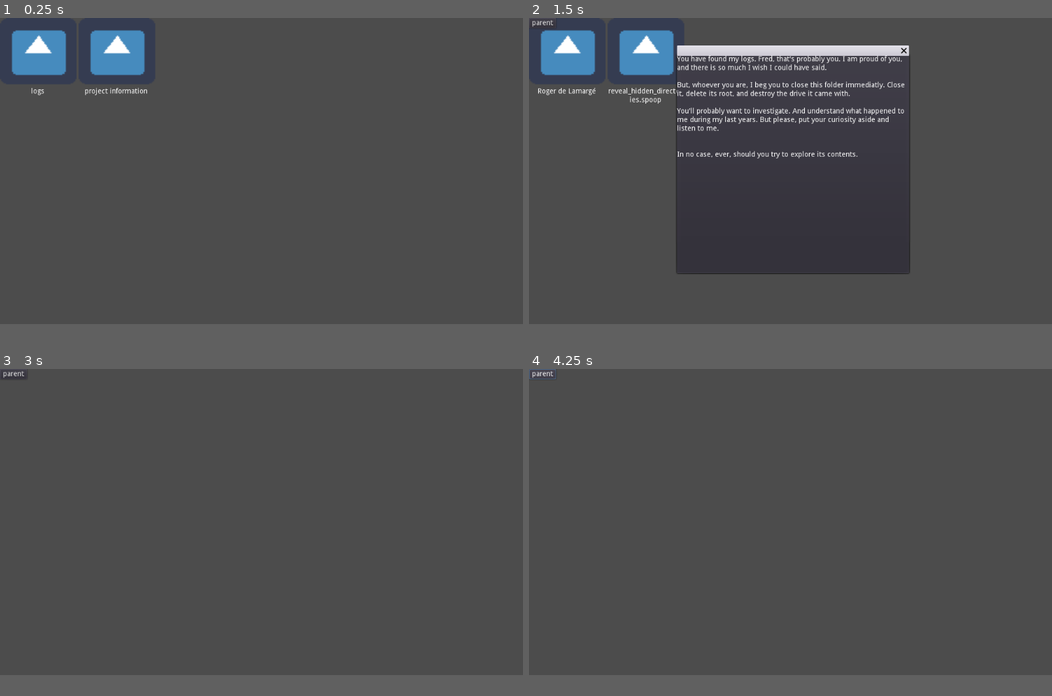
Above: before the commit, frames 1-4 (two rows, left to right).
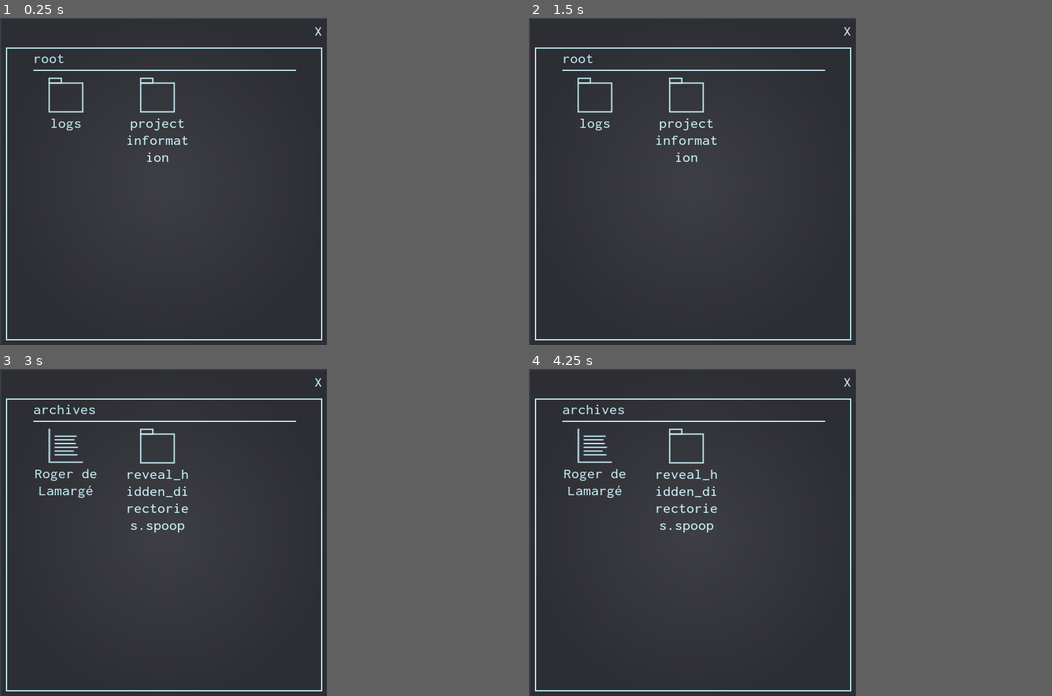
Above: after the commit, the same moments.

Repository: CawawaC/spoopy-directory
Game: Godot game, scene res://scenes/main.tscn
The game is run twice, just before and just after one commit, with the same random seed, the same clock (stepped at 60 frames per second) and the same inputs. The engine's default icon, where the game draws it, is replaced by a stand-in: a white triangle on a blue panel in a dark square.
Inputs (mouse positions are in pixels of both pictures, inside the frame that each line leads up to):
- Up to frame 1 (0.25 s): no input
- Up to frame 2 (1.5 s): click (565, 63) at 0.5 s, where only the run before the commit has a clickable "logs"; click (565, 63) at 1.25 s, where only the run before the commit has a clickable "Roger de Lamargé"
- Up to frame 3 (3 s): click (36, 401) at 2.02 s; click (104, 447) at 2.77 s
- Up to frame 4 (4.25 s): click (544, 375) at 3.5 s, where only the run before the commit has a clickable "parent"
In our replay, the window is 800x468 before the commit and 500x500 after it. These sizes can differ from the game's own. Grey fills any space a smaller window leaves; there, only what the larger window draws over its background counts as a difference.

The runs differ from the first frame. In frame 1, 39% of the frame differs, in the area x 0-63%, y 0-99%; in frame 2, 32%; in frame 3, 39%; in frame 4, 39%.

Commit message:
graphical integration, themeing and parent directory button

Diff:
--- a/Config.gd
+++ b/Config.gd
@@ -1,3 +1,4 @@
 extends Node
 
 var player_name = "Fred"
+var debug = false
--- /dev/null
+++ b/explorer/directories.gd
@@ -0,0 +1,62 @@
+extends Control
+
+export (PackedScene) var directory_template
+export (PackedScene) var text_file_template
+
+onready var importer = $"../../../../importer"
+onready var converter = $"../../../../converter"
+
+signal dir_opened
+
+func init():
+	importer.import()
+
+	add_passage_directories()
+
+func add_passage_directories(passage = importer.current_passage):
+	var links = importer.get_links()
+	for l in links:
+		var file = add_file(l.pid)
+		file.file_name = l.name
+
+func add_file(pid):
+	var type = importer.get_passage_type_width_pid(pid)
+	var file
+
+	match type:
+		importer.FileType.DIRECTORY:
+			file = directory_template.instance()
+			file.pid = pid
+			add_child(file)
+
+		importer.FileType.TEXT:
+			file = text_file_template.instance()
+			file.pid = pid
+			add_child(file)
+			var text = importer.get_passage_with_pid(pid).text
+			file.calls = converter.get_signal_blocks(text)
+			text = converter.remove_signal_blocks(text)
+			file.text = converter.replace_strings(text)
+
+	return file
+
+func display_text_file(passage = importer.current_passage):
+	pass
+
+func on_dir_opened(pid):
+	emit_signal("dir_opened", importer.get_passage_with_pid(pid))
+
+	go_to_dir(pid)
+
+func go_to_dir(pid):
+	importer.set_current_passage_with_pid(pid)
+
+	if importer.current_passage_type == importer.FileType.DIRECTORY:
+		clear()
+		add_passage_directories()
+	elif importer.current_passage_type == importer.FileType.TEXT:
+		display_text_file(importer.current_passage)
+
+func clear():
+	for c in get_children():
+		c.queue_free()
--- a/explorer/explorer.gd
+++ b/explorer/explorer.gd
@@ -1,55 +1,27 @@
 extends Control
 
-export (PackedScene) var directory_template
-export (PackedScene) var text_file_template
+onready var importer = $"../../importer"
+onready var current_folder = $folder
+onready var grid = $scroll/grid
 
-onready var importer = $"../importer"
-onready var converter = $"../converter"
+var directory_history = []
 
-func init():
-	importer.import()
+func _ready():
+	if not Config.debug:
+		$parent.hide()
 
-	add_passage_directories()
+func go_to_parent_directory():
+	var parent_dir = directory_history.back()
+	if parent_dir == null:
+		return
 
-func add_passage_directories(passage = importer.current_passage):
-	var links = importer.get_links()
-	for l in links:
-		var file = add_file(l.pid)
-		file.file_name = l.name
+	grid.go_to_dir(parent_dir.pid)
+	current_folder.text = parent_dir.name
+	directory_history.pop_back()
 
-func add_file(pid):
-	var type = importer.get_passage_type_width_pid(pid)
-	var file
+func on_parent_pressed():
+	go_to_parent_directory()
 
-	match type:
-		importer.FileType.DIRECTORY:
-			file = directory_template.instance()
-			file.pid = pid
-			add_child(file)
-
-		importer.FileType.TEXT:
-			file = text_file_template.instance()
-			file.pid = pid
-			add_child(file)
-			var text = importer.get_passage_with_pid(pid).text
-			file.calls = converter.get_signal_blocks(text)
-			text = converter.remove_signal_blocks(text)
-			file.text = converter.replace_strings(text)
-
-	return file
-
-func display_text_file(passage = importer.current_passage):
-	pass
-
-func on_dir_opened(pid):
-	importer.set_current_passage_with_pid(pid)
-
-	if importer.current_passage_type == importer.FileType.DIRECTORY:
-		clear()
-		add_passage_directories()
-	elif importer.current_passage_type == importer.FileType.TEXT:
-		display_text_file(importer.current_passage)
-
-func clear():
-	for c in get_children():
-		c.queue_free()
+func on_grid_dir_opened(passage):
+	directory_history.append(importer.current_passage)
+	current_folder.text = passage.name
--- a/explorer/templates/actions.gd
+++ b/explorer/templates/actions.gd
@@ -1,4 +1,4 @@
 extends Node
 
 func display_parent_button():
-	$"../../../parent".show()
+	$"../../../../parent".show()
--- a/explorer/templates/dir.gd
+++ b/explorer/templates/dir.gd
@@ -1,6 +1,6 @@
 extends Control
 
-onready var label = $label
+onready var label = $vbox/label
 onready var actions = $actions
 
 var pid
@@ -12,6 +12,7 @@
 	connect("opened", get_parent(), "on_dir_opened")
 
 func open():
+	print("open")
 	emit_signal("opened", pid)
 
 func set_dir_name(value):
--- a/explorer/templates/dir.tscn
+++ b/explorer/templates/dir.tscn
@@ -1,45 +1,57 @@
-[gd_scene load_steps=4 format=2]
+[gd_scene load_steps=5 format=2]
 
-[ext_resource path="res://icon.png" type="Texture" id=1]
+[ext_resource path="res://assets/graph/icon_folder_white.png" type="Texture" id=1]
 [ext_resource path="res://explorer/templates/dir.gd" type="Script" id=2]
 [ext_resource path="res://explorer/templates/actions.gd" type="Script" id=3]
+[ext_resource path="res://explorer/themeing/explorer.theme.tres" type="Theme" id=4]
 
-[node name="dir" type="TextureButton"]
-margin_right = 150.0
-margin_bottom = 180.0
-rect_min_size = Vector2( 150, 180 )
+[node name="dir" type="Control"]
+margin_right = 88.0
+margin_bottom = 114.0
+rect_min_size = Vector2( 70, 90 )
 mouse_default_cursor_shape = 2
+theme = ExtResource( 4 )
 script = ExtResource( 2 )
-__meta__ = {
-"_edit_use_anchors_": false
-}
-
-[node name="icon" type="TextureButton" parent="."]
-anchor_right = 1.0
-anchor_bottom = 1.0
-margin_bottom = -50.0
-texture_normal = ExtResource( 1 )
-expand = true
-__meta__ = {
-"_edit_use_anchors_": false
-}
-
-[node name="label" type="Label" parent="."]
-margin_top = 137.0
-margin_right = 148.0
-margin_bottom = 178.0
-text = "dir name"
-align = 1
-autowrap = true
-
-[node name="click area" type="TextureButton" parent="."]
-anchor_right = 1.0
-anchor_bottom = 1.0
-size_flags_horizontal = 7
 __meta__ = {
 "_edit_use_anchors_": false
 }
 
 [node name="actions" type="Node" parent="."]
 script = ExtResource( 3 )
+
+[node name="vbox" type="VBoxContainer" parent="."]
+anchor_right = 1.0
+anchor_bottom = 1.0
+margin_top = 10.0
+margin_right = 30.0
+__meta__ = {
+"_edit_use_anchors_": false
+}
+
+[node name="icon" type="TextureRect" parent="vbox"]
+modulate = Color( 0.772549, 0.94902, 0.976471, 1 )
+margin_right = 118.0
+margin_bottom = 54.0
+texture = ExtResource( 1 )
+stretch_mode = 4
+
+[node name="label" type="Label" parent="vbox"]
+margin_top = 58.0
+margin_right = 118.0
+margin_bottom = 81.0
+text = "dir name"
+align = 1
+autowrap = true
+__meta__ = {
+"_edit_use_anchors_": false
+}
+
+[node name="click area" type="TextureButton" parent="."]
+anchor_right = 1.0
+anchor_bottom = 1.0
+margin_right = 28.0
+size_flags_horizontal = 7
+__meta__ = {
+"_edit_use_anchors_": false
+}
 [connection signal="pressed" from="click area" to="." method="open"]
--- /dev/null
+++ b/explorer/templates/text popup.gd
@@ -0,0 +1,14 @@
+extends Popup
+
+onready var content = $scroll/content
+
+var text setget set_text
+
+func close():
+	hide()
+
+func on_close_pressed():
+	close()
+
+func set_text(value):
+	content.text = value
--- /dev/null
+++ b/explorer/templates/text popup.tscn
@@ -0,0 +1,111 @@
+[gd_scene load_steps=7 format=2]
+
+[ext_resource path="res://references/spoopy_dir_02.png" type="Texture" id=1]
+[ext_resource path="res://explorer/themeing/explorer.theme.tres" type="Theme" id=2]
+[ext_resource path="res://explorer/themeing/text content.font.tres" type="DynamicFont" id=3]
+[ext_resource path="res://explorer/templates/text popup.gd" type="Script" id=4]
+[ext_resource path="res://assets/graph/foreground.png" type="Texture" id=5]
+
+[sub_resource type="StyleBoxEmpty" id=1]
+content_margin_left = 15.0
+content_margin_right = 15.0
+content_margin_top = 15.0
+content_margin_bottom = 15.0
+
+[node name="popup" type="Popup"]
+visible = true
+margin_left = 41.6964
+margin_top = 76.4043
+margin_right = 448.696
+margin_bottom = 455.404
+theme = ExtResource( 2 )
+script = ExtResource( 4 )
+
+[node name="background" type="ColorRect" parent="."]
+anchor_right = 1.0
+anchor_bottom = 1.0
+color = Color( 0.180392, 0.184314, 0.207843, 1 )
+
+[node name="outline" type="Panel" parent="."]
+anchor_right = 1.0
+anchor_bottom = 1.0
+__meta__ = {
+"_edit_use_anchors_": false
+}
+
+[node name="title" type="Control" parent="."]
+margin_left = 15.0
+margin_right = 407.0
+margin_bottom = 40.0
+size_flags_horizontal = 3
+__meta__ = {
+"_edit_use_anchors_": false
+}
+
+[node name="filename" type="Label" parent="title"]
+margin_left = 11.0
+margin_top = 2.0
+margin_right = 357.0
+margin_bottom = 39.0
+size_flags_horizontal = 3
+text = "File name"
+valign = 1
+__meta__ = {
+"_edit_use_anchors_": false
+}
+
+[node name="close" type="Button" parent="title"]
+margin_left = 357.0
+margin_top = 2.0
+margin_right = 390.0
+margin_bottom = 40.0
+text = "X"
+__meta__ = {
+"_edit_use_anchors_": false
+}
+
+[node name="delimiter" type="ColorRect" parent="."]
+anchor_right = 1.0
+margin_left = 16.0
+margin_top = 40.0
+margin_right = -35.0
+margin_bottom = 42.0
+color = Color( 0.772549, 0.94902, 0.976471, 1 )
+__meta__ = {
+"_edit_use_anchors_": false
+}
+
+[node name="scroll" type="ScrollContainer" parent="."]
+anchor_right = 1.0
+anchor_bottom = 1.0
+margin_top = 43.0
+__meta__ = {
+"_edit_use_anchors_": false
+}
+
+[node name="content" type="Label" parent="scroll"]
+margin_right = 407.0
+margin_bottom = 336.0
+size_flags_horizontal = 3
+size_flags_vertical = 7
+custom_styles/normal = SubResource( 1 )
+custom_fonts/font = ExtResource( 3 )
+text = "romgneromeogougushg smoerrighesogsougsuytobg romgneromeogougushg smoerrighesogsougsuytobgromgneromeogougushg smoerrighesogsougsuytobgromgneromeogougushg smoerrighesogsougsuytobgromgneromeogougushg smoerrighesogsougsuytobgromgneromeogougushg smoerrighesogsougsuytobgromgneromeogougushg smoerrighesogsougsuytobgromgneromeogougushg smoerrighesogsougsuytobg"
+autowrap = true
+__meta__ = {
+"_edit_use_anchors_": false
+}
+
+[node name="spoopy_dir_02" type="Sprite" parent="."]
+visible = false
+modulate = Color( 1, 1, 1, 0.54902 )
+position = Vector2( 207.438, 173.735 )
+texture = ExtResource( 1 )
+
+[node name="foreground" type="TextureRect" parent="."]
+anchor_right = 1.0
+anchor_bottom = 1.0
+mouse_filter = 2
+texture = ExtResource( 5 )
+expand = true
+[connection signal="pressed" from="title/close" to="." method="on_close_pressed"]
--- a/explorer/templates/text.gd
+++ b/explorer/templates/text.gd
@@ -1,8 +1,7 @@
-extends TextureButton
+extends Control
 
 onready var popup = $popup
-onready var content = $popup/content
-onready var label = $label
+onready var label = $vbox/label
 onready var actions = $actions
 
 var file_name setget set_file_name
@@ -16,7 +15,7 @@
 		actions.call(c)
 
 func set_text(value):
-	content.text = value
+	popup.text = value
 
 func set_file_name(value):
 	file_name = value
--- a/explorer/templates/text.tscn
+++ b/explorer/templates/text.tscn
@@ -1,23 +1,32 @@
-[gd_scene load_steps=3 format=2]
+[gd_scene load_steps=6 format=2]
 
 [ext_resource path="res://explorer/templates/dir.tscn" type="PackedScene" id=1]
 [ext_resource path="res://explorer/templates/text.gd" type="Script" id=2]
+[ext_resource path="res://references/spoopy_dir_02.png" type="Texture" id=3]
+[ext_resource path="res://explorer/templates/text popup.tscn" type="PackedScene" id=4]
+[ext_resource path="res://assets/graph/icon_text_white.png" type="Texture" id=5]
 
 [node name="text" instance=ExtResource( 1 )]
 script = ExtResource( 2 )
 
-[node name="popup" type="WindowDialog" parent="." index="3"]
-margin_left = 290.629
-margin_top = 74.7013
-margin_right = 744.629
-margin_bottom = 500.701
+[node name="icon" parent="vbox" index="0"]
+margin_bottom = 53.0
+texture = ExtResource( 5 )
+
+[node name="label" parent="vbox" index="1"]
+margin_top = 57.0
+margin_bottom = 80.0
+
+[node name="popup" parent="." index="3" instance=ExtResource( 4 )]
+
+[node name="TextureRect" type="TextureRect" parent="." index="4"]
+visible = false
+modulate = Color( 1, 1, 1, 0.682353 )
+margin_left = -710.155
+margin_top = -288.869
+margin_right = 1209.84
+margin_bottom = 791.131
+texture = ExtResource( 3 )
 __meta__ = {
 "_edit_use_anchors_": false
 }
-
-[node name="content" type="Label" parent="popup" index="1"]
-anchor_right = 1.0
-anchor_bottom = 1.0
-text = "romgneromeogougushg smoerrighesogsougsuytobg"
-autowrap = true
-[connection signal="pressed" from="." to="." method="open"]
--- /dev/null
+++ b/explorer/themeing/explorer.theme.tres
@@ -0,0 +1,78 @@
+[gd_resource type="Theme" load_steps=9 format=2]
+
+[ext_resource path="res://explorer/themeing/panel.stylebox.tres" type="StyleBox" id=1]
+[ext_resource path="res://explorer/themeing/title.font.tres" type="DynamicFont" id=2]
+
+[sub_resource type="StyleBoxFlat" id=2]
+bg_color = Color( 0.278431, 0.282353, 0.317647, 1 )
+
+[sub_resource type="StyleBoxEmpty" id=1]
+
+[sub_resource type="StyleBoxFlat" id=3]
+bg_color = Color( 0.3034, 0.36112, 0.37, 1 )
+
+[sub_resource type="StyleBoxFlat" id=6]
+bg_color = Color( 0.839216, 0.121569, 0.121569, 1 )
+
+[sub_resource type="StyleBoxFlat" id=4]
+bg_color = Color( 0.772549, 0.94902, 0.976471, 1 )
+
+[sub_resource type="StyleBoxFlat" id=5]
+bg_color = Color( 0.6, 0.6, 0.6, 0 )
+border_width_left = 5
+border_width_top = 5
+border_width_right = 5
+border_width_bottom = 5
+border_color = Color( 0.8, 0.8, 0.8, 0 )
+
+[resource]
+default_font = ExtResource( 2 )
+Button/colors/font_color = Color( 0.772549, 0.94902, 0.976471, 1 )
+Button/colors/font_color_disabled = Color( 0.9, 0.9, 0.9, 0.2 )
+Button/colors/font_color_hover = Color( 0.772549, 0.94902, 0.976471, 1 )
+Button/colors/font_color_pressed = Color( 0.772549, 0.94902, 0.976471, 1 )
+Button/constants/hseparation = 2
+Button/fonts/font = null
+Button/styles/disabled = null
+Button/styles/focus = null
+Button/styles/hover = SubResource( 2 )
+Button/styles/normal = SubResource( 1 )
+Button/styles/pressed = SubResource( 3 )
+GridContainer/constants/hseparation = 4
+GridContainer/constants/vseparation = 4
+Label/colors/font_color = Color( 0.772549, 0.94902, 0.976471, 1 )
+Label/colors/font_color_shadow = Color( 0, 0, 0, 0 )
+Label/colors/font_outline_modulate = Color( 1, 1, 1, 1 )
+Label/constants/line_spacing = 3
+Label/constants/shadow_as_outline = 0
+Label/constants/shadow_offset_x = 1
+Label/constants/shadow_offset_y = 1
+Label/fonts/font = null
+Label/styles/normal = null
+MarginContainer/constants/margin_bottom = 9
+MarginContainer/constants/margin_left = 9
+MarginContainer/constants/margin_right = 9
+MarginContainer/constants/margin_top = 9
+Panel/styles/panel = ExtResource( 1 )
+PanelContainer/styles/panel = null
+PopupDialog/styles/panel = SubResource( 6 )
+PopupPanel/styles/panel = ExtResource( 1 )
+ScrollContainer/styles/bg = null
+VScrollBar/icons/decrement = null
+VScrollBar/icons/decrement_highlight = null
+VScrollBar/icons/increment = null
+VScrollBar/icons/increment_highlight = null
+VScrollBar/styles/grabber = SubResource( 4 )
+VScrollBar/styles/grabber_highlight = SubResource( 4 )
+VScrollBar/styles/grabber_pressed = SubResource( 4 )
+VScrollBar/styles/scroll = SubResource( 5 )
+VScrollBar/styles/scroll_focus = null
+WindowDialog/colors/title_color = Color( 0, 0, 0, 1 )
+WindowDialog/constants/close_h_ofs = 18
+WindowDialog/constants/close_v_ofs = 18
+WindowDialog/constants/scaleborder_size = 4
+WindowDialog/constants/title_height = 20
+WindowDialog/fonts/title_font = null
+WindowDialog/icons/close = null
+WindowDialog/icons/close_highlight = null
+WindowDialog/styles/panel = null
--- /dev/null
+++ b/explorer/themeing/panel.stylebox.tres
@@ -0,0 +1,14 @@
+[gd_resource type="StyleBoxFlat" format=2]
+
+[resource]
+content_margin_left = 5.0
+content_margin_right = 5.0
+content_margin_top = 5.0
+content_margin_bottom = 5.0
+bg_color = Color( 0.6, 0.6, 0.6, 0 )
+border_width_left = 2
+border_width_top = 2
+border_width_right = 2
+border_width_bottom = 2
+border_color = Color( 0.772549, 0.94902, 0.976471, 1 )
+corner_detail = 10
--- /dev/null
+++ b/explorer/themeing/text content.font.tres
@@ -0,0 +1,9 @@
+[gd_resource type="DynamicFont" load_steps=2 format=2]
+
+[ext_resource path="res://assets/graph/fonts/INCONSOLATASEMIEXPANDED-MEDIUM.TTF" type="DynamicFontData" id=1]
+
+[resource]
+size = 12
+outline_color = Color( 0.772549, 0.94902, 0.976471, 1 )
+use_filter = true
+font_data = ExtResource( 1 )
--- /dev/null
+++ b/explorer/themeing/title.font.tres
@@ -0,0 +1,9 @@
+[gd_resource type="DynamicFont" load_steps=2 format=2]
+
+[ext_resource path="res://assets/graph/fonts/INCONSOLATASEMIEXPANDED-MEDIUM.TTF" type="DynamicFontData" id=1]
+
+[resource]
+size = 21
+outline_color = Color( 0.772549, 0.94902, 0.976471, 1 )
+use_filter = true
+font_data = ExtResource( 1 )
--- /dev/null
+++ b/main.gd
@@ -0,0 +1,8 @@
+extends Panel
+
+func quit():
+	print("quit")
+	get_tree().quit()
+
+func on_close_pressed():
+	quit()
--- a/project.godot
+++ b/project.godot
@@ -23,6 +23,13 @@
 
 Config="*res://Config.gd"
 
+[display]
+
+window/size/width=500
+window/size/height=500
+window/size/resizable=false
+window/size/borderless=true
+
 [rendering]
 
 environment/default_environment="res://default_env.tres"
--- a/scenes/main.tscn
+++ b/scenes/main.tscn
@@ -1,17 +1,40 @@
-[gd_scene load_steps=6 format=2]
+[gd_scene load_steps=12 format=2]
 
 [ext_resource path="res://narrative/scripts/twine importer.gd" type="Script" id=1]
 [ext_resource path="res://explorer/explorer.gd" type="Script" id=2]
 [ext_resource path="res://explorer/templates/dir.tscn" type="PackedScene" id=3]
 [ext_resource path="res://explorer/templates/text.tscn" type="PackedScene" id=4]
 [ext_resource path="res://narrative/scripts/converter.gd" type="Script" id=5]
+[ext_resource path="res://references/spoopy_dir_marges.png" type="Texture" id=6]
+[ext_resource path="res://explorer/themeing/explorer.theme.tres" type="Theme" id=7]
+[ext_resource path="res://explorer/directories.gd" type="Script" id=8]
+[ext_resource path="res://main.gd" type="Script" id=9]
+[ext_resource path="res://assets/graph/foreground.png" type="Texture" id=10]
 
-[node name="Control" type="Control"]
+[sub_resource type="StyleBoxFlat" id=1]
+bg_color = Color( 0.180392, 0.184314, 0.207843, 1 )
+
+[node name="Control" type="Panel"]
 anchor_right = 1.0
 anchor_bottom = 1.0
+theme = ExtResource( 7 )
+custom_styles/panel = SubResource( 1 )
+script = ExtResource( 9 )
+
+[node name="close" type="Button" parent="."]
+margin_left = 473.0
+margin_right = 502.0
+margin_bottom = 39.0
+text = "X"
 __meta__ = {
 "_edit_use_anchors_": false
 }
+
+[node name="spoopy_dir_marges" type="Sprite" parent="."]
+visible = false
+modulate = Color( 1, 1, 1, 0.317647 )
+texture = ExtResource( 6 )
+centered = false
 
 [node name="importer" type="Node" parent="."]
 script = ExtResource( 1 )
@@ -29,29 +52,90 @@
 "_edit_use_anchors_": false
 }
 
-[node name="explorer" type="GridContainer" parent="."]
-anchor_left = 0.5
-anchor_top = 0.5
-anchor_right = 0.5
-anchor_bottom = 0.5
-margin_left = -512.0
-margin_top = -300.0
-margin_right = 512.0
-margin_bottom = 300.0
+[node name="margin" type="MarginContainer" parent="."]
+margin_top = 36.0
+margin_right = 502.0
+margin_bottom = 502.0
+__meta__ = {
+"_edit_use_anchors_": false
+}
+
+[node name="explorer" type="Panel" parent="margin"]
+margin_left = 9.0
+margin_top = 9.0
+margin_right = 493.0
+margin_bottom = 457.0
+script = ExtResource( 2 )
+__meta__ = {
+"_edit_use_anchors_": false
+}
+
+[node name="parent" type="Button" parent="margin/explorer"]
+visible = false
+margin_left = 2.0
+margin_top = 2.0
+margin_right = 42.0
+margin_bottom = 36.0
+text = "↑"
+__meta__ = {
+"_edit_use_anchors_": false
+}
+
+[node name="folder" type="Label" parent="margin/explorer"]
+margin_left = 42.0
+margin_right = 445.0
+margin_bottom = 34.0
+text = "root"
+valign = 1
+clip_text = true
+__meta__ = {
+"_edit_use_anchors_": false
+}
+
+[node name="delimiter" type="ColorRect" parent="margin/explorer"]
+margin_left = 42.0
+margin_top = 34.0
+margin_right = 444.0
+margin_bottom = 36.0
+color = Color( 0.772549, 0.94902, 0.976471, 1 )
+__meta__ = {
+"_edit_use_anchors_": false
+}
+
+[node name="scroll" type="ScrollContainer" parent="margin/explorer"]
+anchor_right = 1.0
+anchor_bottom = 1.0
+margin_left = 42.0
+margin_top = 36.0
+margin_right = -11.0
+scroll_horizontal_enabled = false
+__meta__ = {
+"_edit_use_anchors_": false
+}
+
+[node name="grid" type="GridContainer" parent="margin/explorer/scroll"]
 grow_horizontal = 2
 grow_vertical = 2
-columns = 5
-script = ExtResource( 2 )
+custom_constants/vseparation = 50
+custom_constants/hseparation = 70
+columns = 3
+script = ExtResource( 8 )
 __meta__ = {
 "_edit_use_anchors_": false
 }
 directory_template = ExtResource( 3 )
 text_file_template = ExtResource( 4 )
 
-[node name="parent" type="Button" parent="."]
-visible = false
-margin_right = 12.0
-margin_bottom = 20.0
-text = "parent"
-[connection signal="ready" from="." to="explorer" method="init"]
+[node name="foreground" type="TextureRect" parent="."]
+margin_right = 502.0
+margin_bottom = 502.0
+mouse_filter = 2
+texture = ExtResource( 10 )
+__meta__ = {
+"_edit_use_anchors_": false
+}
+[connection signal="ready" from="." to="margin/explorer/scroll/grid" method="init"]
+[connection signal="pressed" from="close" to="." method="on_close_pressed"]
 [connection signal="pressed" from="converter/Button" to="converter" method="test"]
+[connection signal="pressed" from="margin/explorer/parent" to="margin/explorer" method="on_parent_pressed"]
+[connection signal="dir_opened" from="margin/explorer/scroll/grid" to="margin/explorer" method="on_grid_dir_opened"]
Binary file added: assets/graph/fonts/INCONSOLATASEMIEXPANDED-MEDIUM.TTF
Binary file added: assets/graph/fonts/INCONSOLATAULTRAEXPANDED-MEDIUM.TTF
Binary file added: assets/graph/foreground.png
Not shown, added: assets/graph/foreground.png.import
Binary file added: assets/graph/icon_folder_white.png
Not shown, added: assets/graph/icon_folder_white.png.import
Binary file added: assets/graph/icon_text_white.png
Not shown, added: assets/graph/icon_text_white.png.import
Binary file added: assets/graph/scrollbar_background.png
Not shown, added: assets/graph/scrollbar_background.png.import
Binary file added: references/spoopy_dir_02.png
Not shown, added: references/spoopy_dir_02.png.import
(and 2 more such lines)
